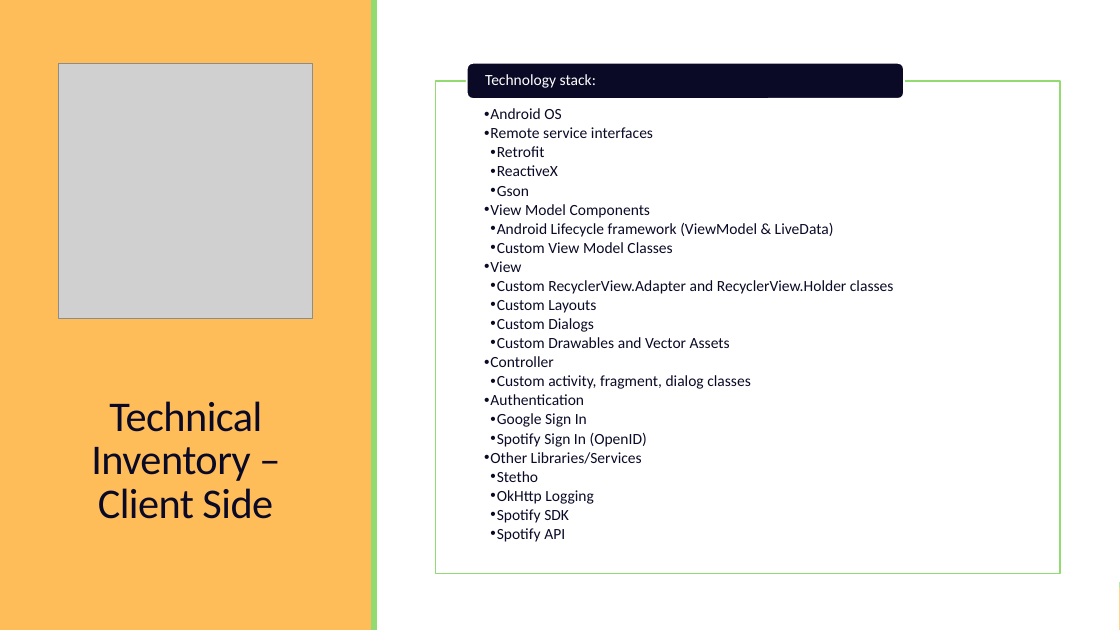
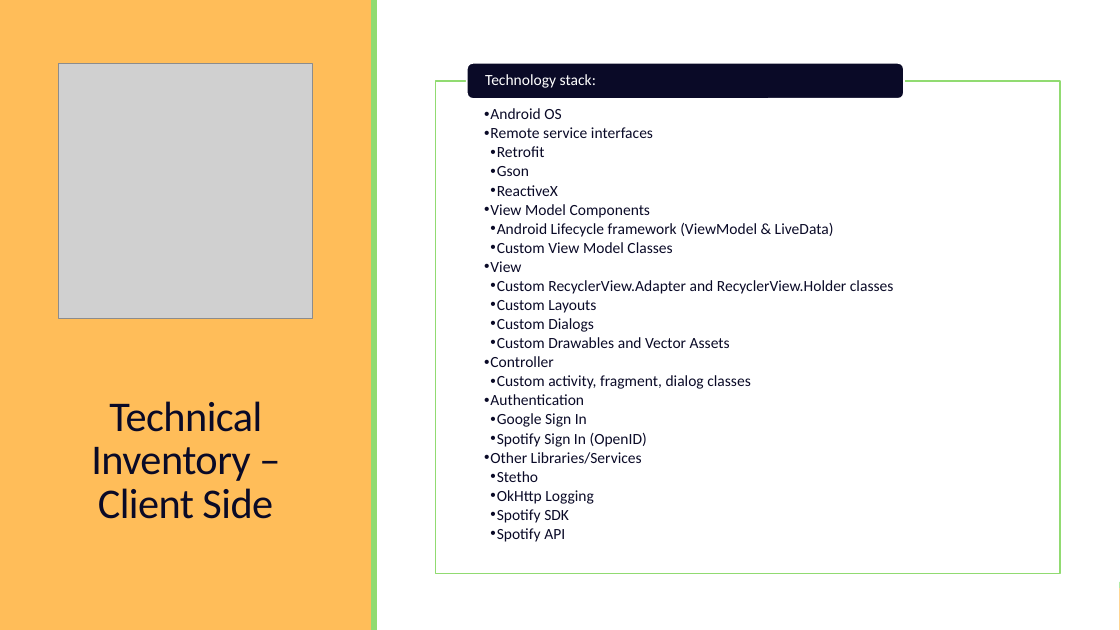
Before and after one commit to tunefull/tunefull.github.io, a slide deck: slide 5 of docs/presentation/tunefull-presentation-power-point.pptx. Drawn at 1120x630 pixels with LibreOffice and Linux fonts; fonts in the diff are those of the drawing; grey boxes stand for pictures. Boxes give left, top, right and bottom in pixels: in the first picture for what was removed or moved away, otherwise in the second. Text is boxed around its words. In the diff, an @@ line names an element or a change of style, - is before the commit and + after.

```diff
--- a/docs/presentation/tunefull-presentation-power-point.pptx
+++ b/docs/presentation/tunefull-presentation-power-point.pptx
@@ text at [490,166,529,176]: paragraph added @@
+    • Gson
@@ text at [490,186,529,196]: paragraph removed @@
-    • Gson
```
Also in this commit, not shown: 4 other slides changed.
